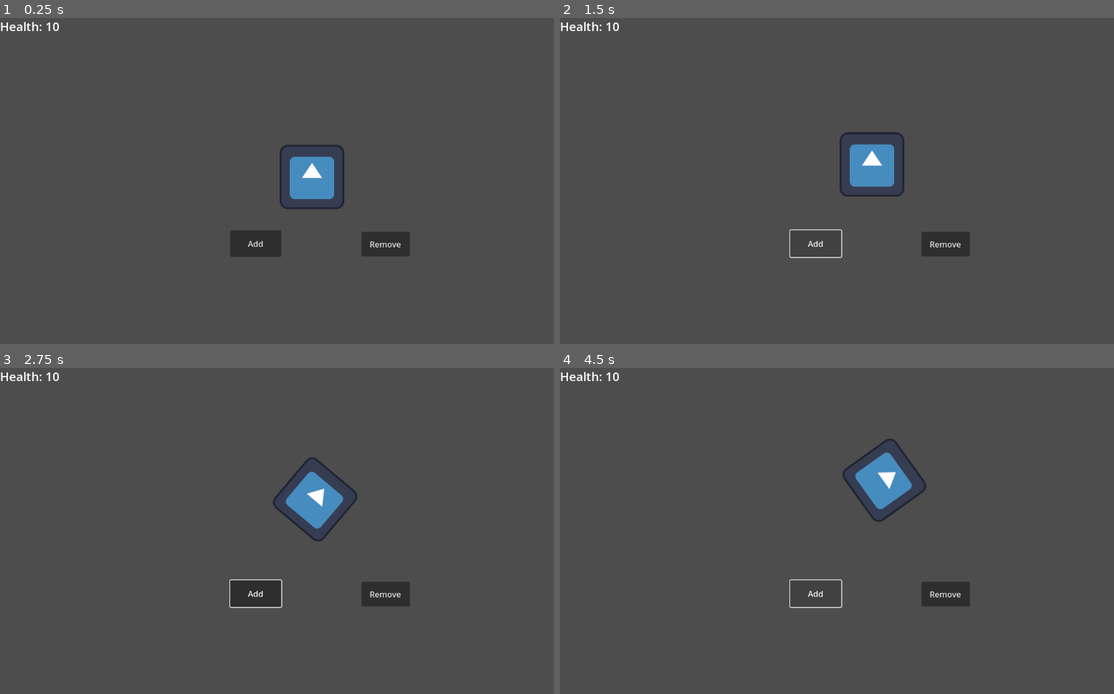
Above: before the commit, frames 1-4 (two rows, left to right).
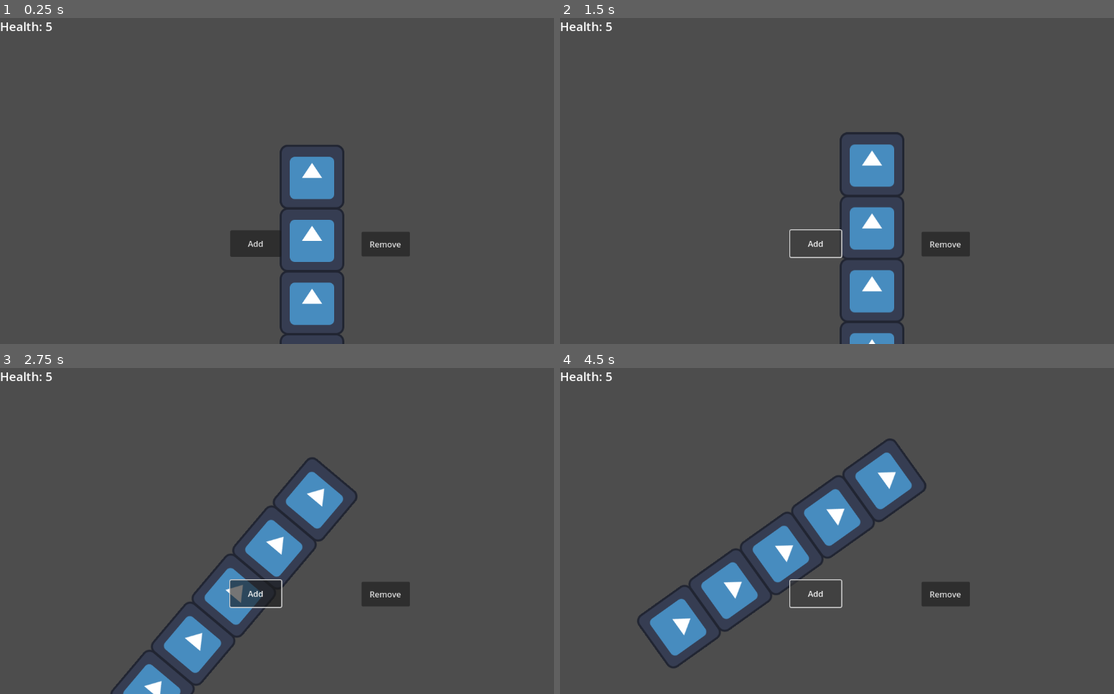
Above: after the commit, the same moments.

Repository: DacotaDeathmask/CloverJam5_2024
Game: Godot game, scene res://WritheStartScene.tscn
Same seed, same stepped clock (60 frames per second), same inputs: the game is played once before the commit and once after it. The engine's default icon, where the game draws it, is replaced by a stand-in: a white triangle on a blue panel in a dark square.
Inputs (mouse positions are in pixels of both pictures, inside the frame that each line leads up to):
- Up to frame 1 (0.25 s): no input
- Up to frame 2 (1.5 s): click "Remove" at 0.5 s; click "Add" at 1.25 s
- Up to frame 3 (2.75 s): move the mouse to (421, 514) at 2.02 s; hold D (right) from 2.03 s (still down)
- Up to frame 4 (4.5 s): move the mouse to (731, 547) at 2.77 s; release D (right) at 2.78 s; hold A (left) 2.78-3.53 s; move the mouse to (909, 459) at 3.52 s; hold D (right) from 3.53 s (still down); move the mouse to (820, 596) at 4.27 s

The runs differ from the first frame. In frame 1, 2.7% of the frame differs, in the area x 8-63%, y 1-100%; in frame 2, 3.0%; in frame 3, 4.6%; in frame 4, 5.3%, in the area x 8-57%, y 1-93%.

Commit message:
Added segment remove/add

Diff:
--- a/GameMaster.gd
+++ b/GameMaster.gd
@@ -1,7 +1,4 @@
 extends Node2D
-
-
-
 
 func _on_player_game_over():
 	$"Health Buttons".queue_free()
--- a/Player/Player.gd
+++ b/Player/Player.gd
@@ -5,12 +5,19 @@
 const ROTATION_SPEED := 1.0
 const STOP_THRESHOLD := 50.0
 const ACCELERATION_FACTOR := 3.0
-var health = 10
+var health = 5
+
+#Worm Length
+var worm_data : Array
+var worm_segment = preload("res://Player/worm_segment.tscn")
+const SEGMENT_SIZE = 125
 
 signal updateUI(change)
 signal updateCurve(change)
 signal gameOver()
 
+func _ready():
+	generate_worm()
 func _physics_process(delta):
 	var rotation_direction = Input.get_axis("left", "right")
 
@@ -31,16 +38,37 @@
 
 	move_and_slide()
 
+func generate_worm():
+	worm_data.clear()
+	health = 5
+	updateUI.emit(health)
+
+	for i in range(health):
+		add_segment()
+		print("Segment Added")
+
+func add_segment():
+	var wormSegment = worm_segment.instantiate()
+	wormSegment.position = Vector2(0, (worm_data.size() * SEGMENT_SIZE))
+	add_child(wormSegment)
+	worm_data.append(wormSegment)
+
+func remove_segment():
+	remove_child(worm_data[-1])
+	worm_data.resize(worm_data.size() - 1)
+
 func addHealth():
 	health += 1
 	updateUI.emit(1)
 	updateCurve.emit(1)
+	add_segment()
 
 func removeHealth():
 	health -= 1
 	if(health == 0):
 		gameOver.emit()
 	else:
+		remove_segment()
 		updateUI.emit(-1)
 		updateCurve.emit(-1)
 
--- a/Player/Player.tscn
+++ b/Player/Player.tscn
@@ -1,27 +1,21 @@
-[gd_scene load_steps=6 format=3 uid="uid://drnsy02tsg2rt"]
+[gd_scene load_steps=5 format=3 uid="uid://drnsy02tsg2rt"]
 
 [ext_resource type="Script" path="res://Player/Player.gd" id="1_l726u"]
-[ext_resource type="Texture2D" uid="uid://unb76g7w7fvf" path="res://icon.svg" id="2_pjtbt"]
-[ext_resource type="Script" path="res://Player/PlayerUI/PlayerCurve.gd" id="2_u6wu2"]
+[ext_resource type="PackedScene" uid="uid://b2cf8awkk2dge" path="res://Player/worm_segment.tscn" id="4_31ht7"]
 
-[sub_resource type="Curve2D" id="Curve2D_a4uf3"]
-resource_local_to_scene = true
+[sub_resource type="RectangleShape2D" id="RectangleShape2D_y086d"]
+size = Vector2(128, 126)
 
-[sub_resource type="RectangleShape2D" id="RectangleShape2D_kq48t"]
-size = Vector2(126, 126)
+[sub_resource type="Curve2D" id="Curve2D_1qxm6"]
 
 [node name="Player" type="CharacterBody2D"]
 script = ExtResource("1_l726u")
 
-[node name="Sprite2D" type="Sprite2D" parent="."]
-texture = ExtResource("2_pjtbt")
+[node name="CollisionShape2D" type="CollisionShape2D" parent="."]
+shape = SubResource("RectangleShape2D_y086d")
 
 [node name="Path2D" type="Path2D" parent="."]
-curve = SubResource("Curve2D_a4uf3")
-script = ExtResource("2_u6wu2")
+curve = SubResource("Curve2D_1qxm6")
 
-[node name="CollisionShape2D" type="CollisionShape2D" parent="."]
-position = Vector2(-1, 0)
-shape = SubResource("RectangleShape2D_kq48t")
-
-[connection signal="updateCurve" from="." to="Path2D" method="_on_player_update_curve"]
+[node name="wormSegment" parent="Path2D" instance=ExtResource("4_31ht7")]
+position = Vector2(0, 0)
--- a/Player/PlayerUI/PlayerCurve.gd
+++ /dev/null
@@ -1 +0,0 @@
-extends Path2D
--- a/Player/PlayerUI/PlayerUI.gd
+++ b/Player/PlayerUI/PlayerUI.gd
@@ -1,7 +1,7 @@
 extends Control
 
 const HEALTH_TEXT = "Health: "
-var health = 10
+var health = 0
 
 func _on_player_update_ui(change):
 	health += change
--- /dev/null
+++ b/Player/worm_segment.tscn
@@ -0,0 +1,10 @@
+[gd_scene load_steps=2 format=3 uid="uid://b2cf8awkk2dge"]
+
+[ext_resource type="Texture2D" uid="uid://unb76g7w7fvf" path="res://icon.svg" id="1_sfsff"]
+
+[node name="wormSegment" type="PathFollow2D"]
+position = Vector2(0, 125)
+rotates = false
+
+[node name="Sprite2D" type="Sprite2D" parent="."]
+texture = ExtResource("1_sfsff")
Not shown, added: Player/Pla21C9.tmp
Not shown, added: Player/Pla7454.tmp
